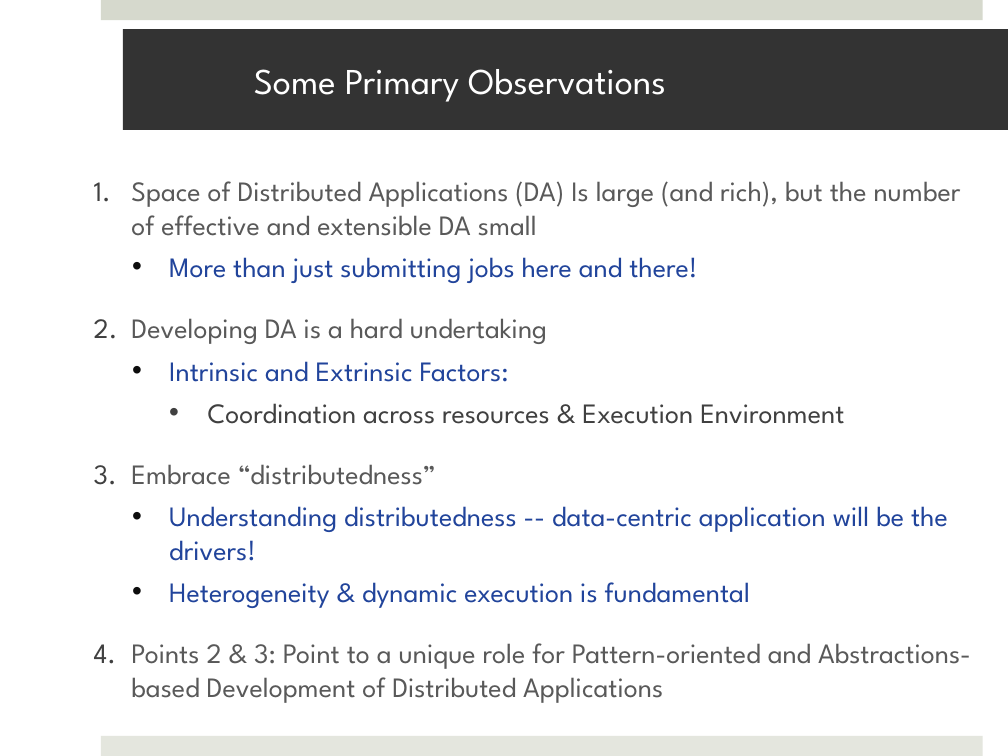
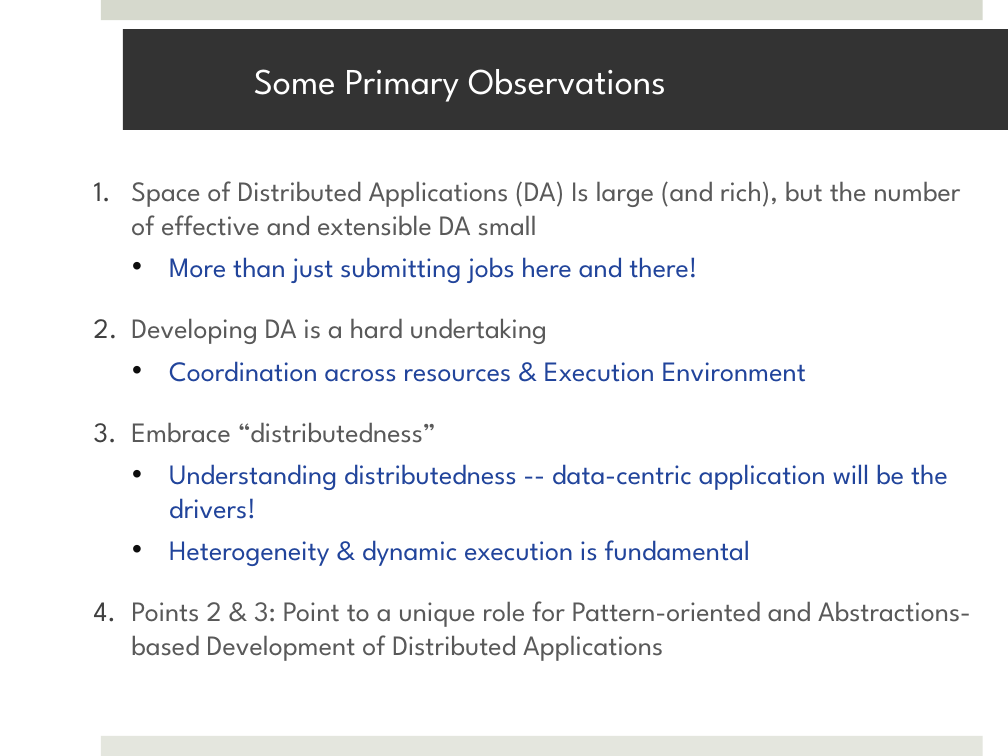
Before and after one commit to saga-project/saga-cpp-legacy-projects, a slide deck: slide 4 of saga-talks/abstractions_for_ls-microsoft.pptx (slide 3 before the commit). Drawn at 1008x756 pixels with LibreOffice and Linux fonts; fonts in the diff are those of the drawing; background and template pictures are left out. Boxes give left, top, right and bottom in pixels: in the first picture for what was removed or moved away, otherwise in the second. Text is boxed around its words. In the diff, an @@ line names an element or a change of style, - is before the commit and + after.

```diff
--- a/saga-talks/abstractions_for_ls-microsoft.pptx
+++ b/saga-talks/abstractions_for_ls-microsoft.pptx
@@ text at (x1=169, y1=361, x2=509, y2=382): paragraph removed @@
-  • Intrinsic and Extrinsic Factors:
@@ text at (x1=169, y1=361, x2=806, y2=382): text colour #404040 to #21449B in "Coordination across resources & Execution Environment"; list level 3 to 2 in "Coordination across resources & Execution ..."; bullet colour #404040 to #0D0D0D @@
```
Also in this commit, not shown: 7 other slides changed, 4 slides added, 2 slides removed.
